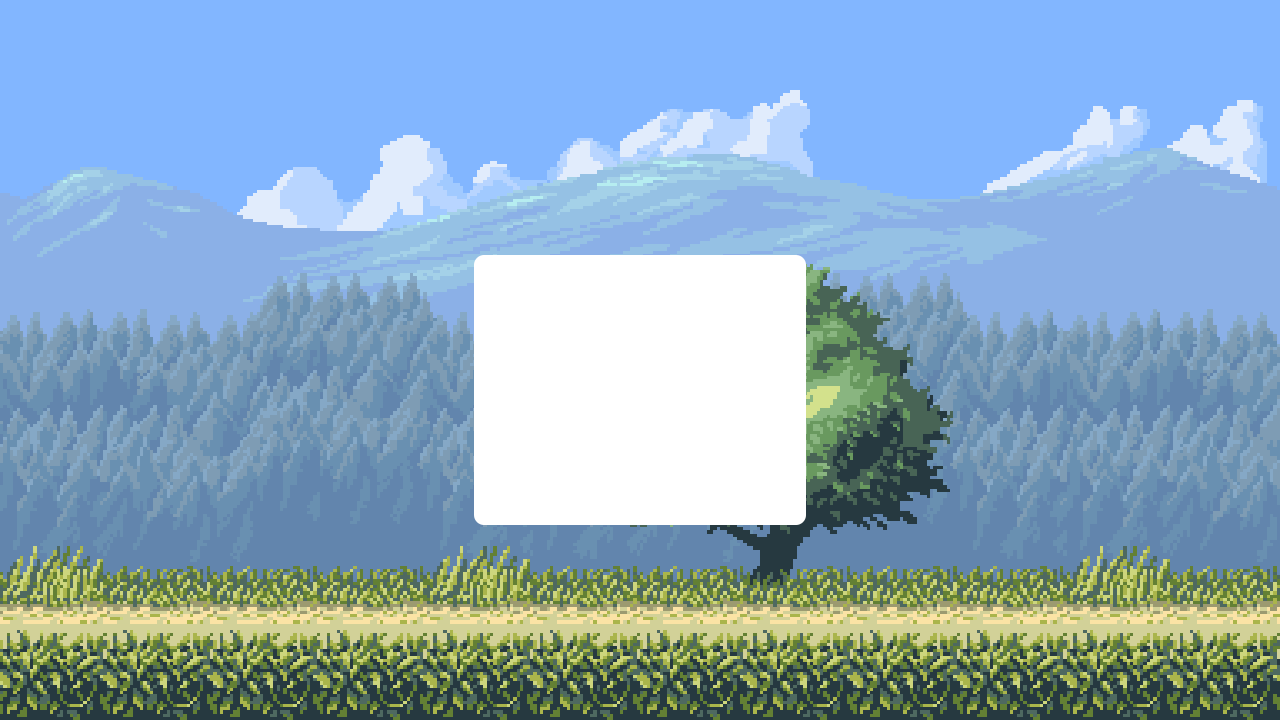
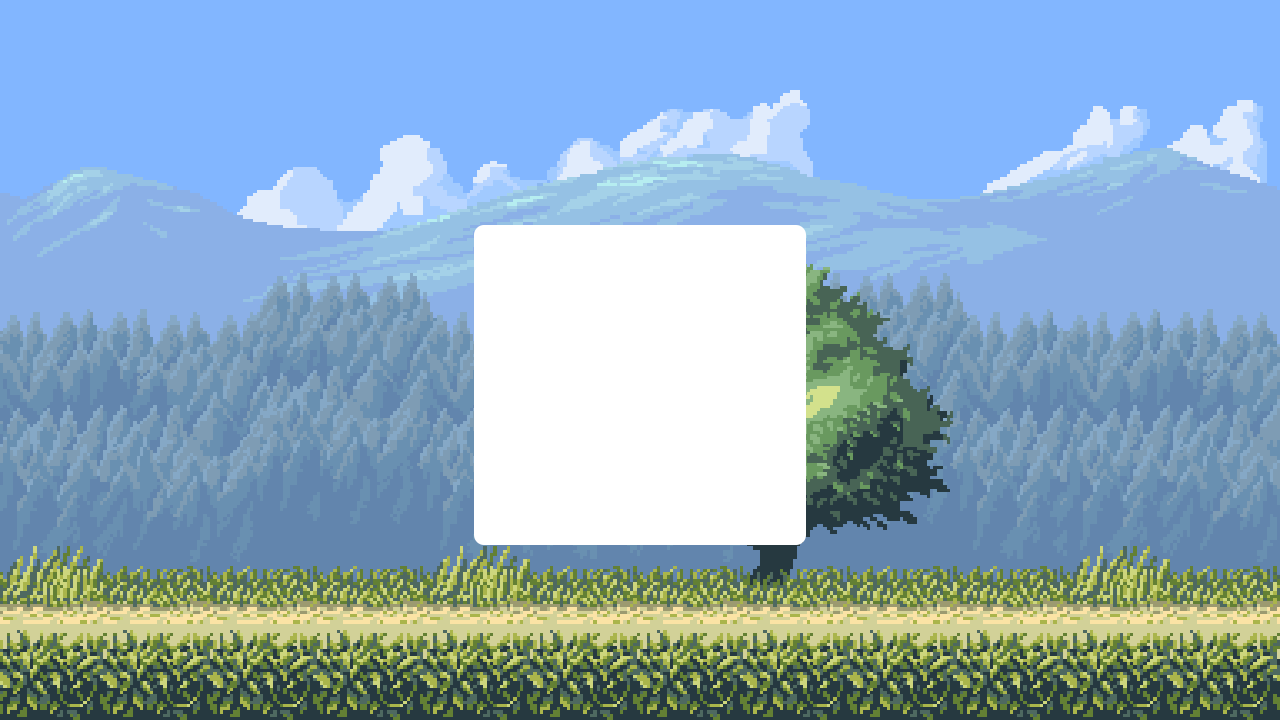
Revision of a layered 1280 × 720 image; what changed, layer by layer:
painted on "Прямоугольник, скругл. углы 1" over bbox(474, 225, 806, 545)
